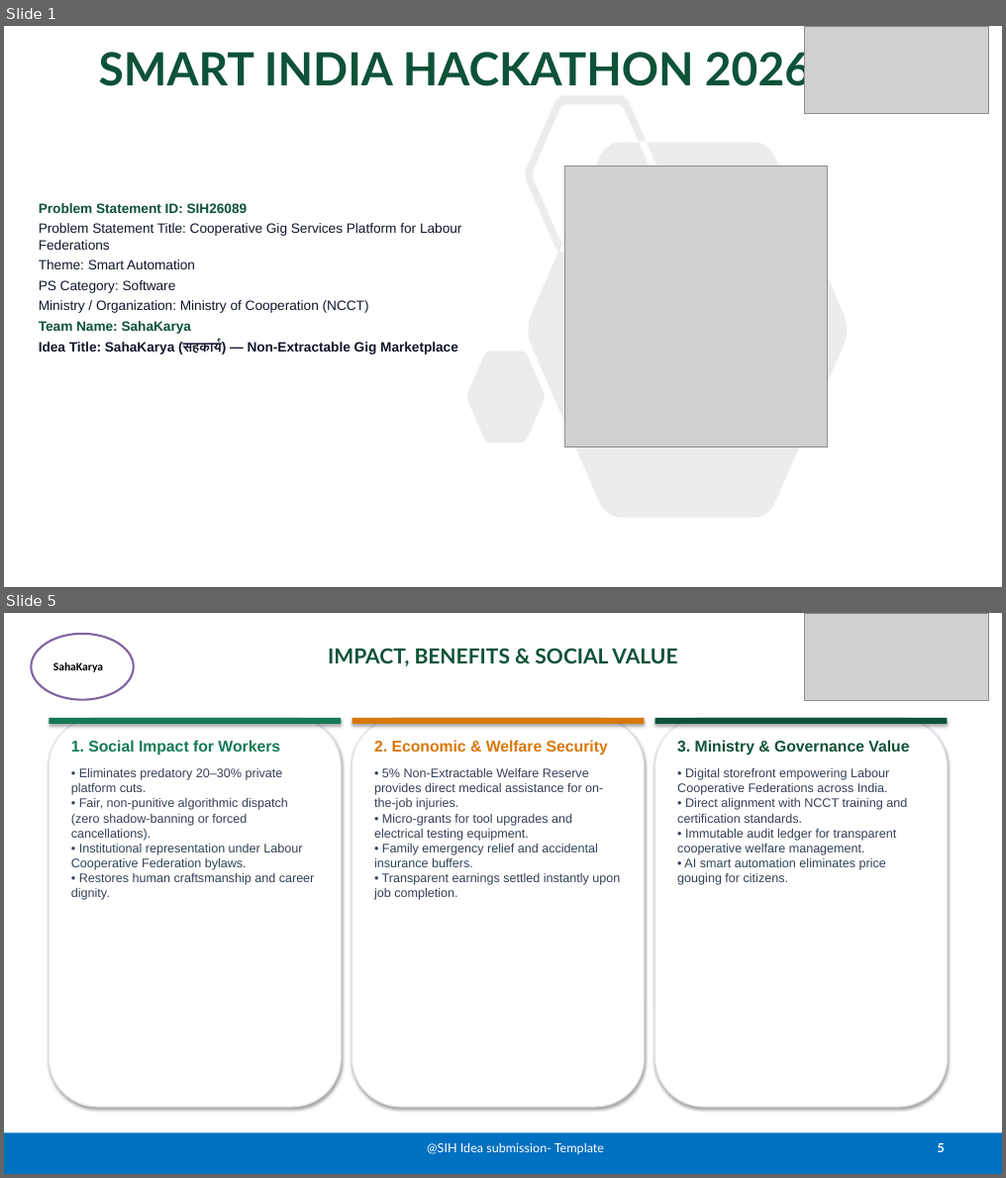
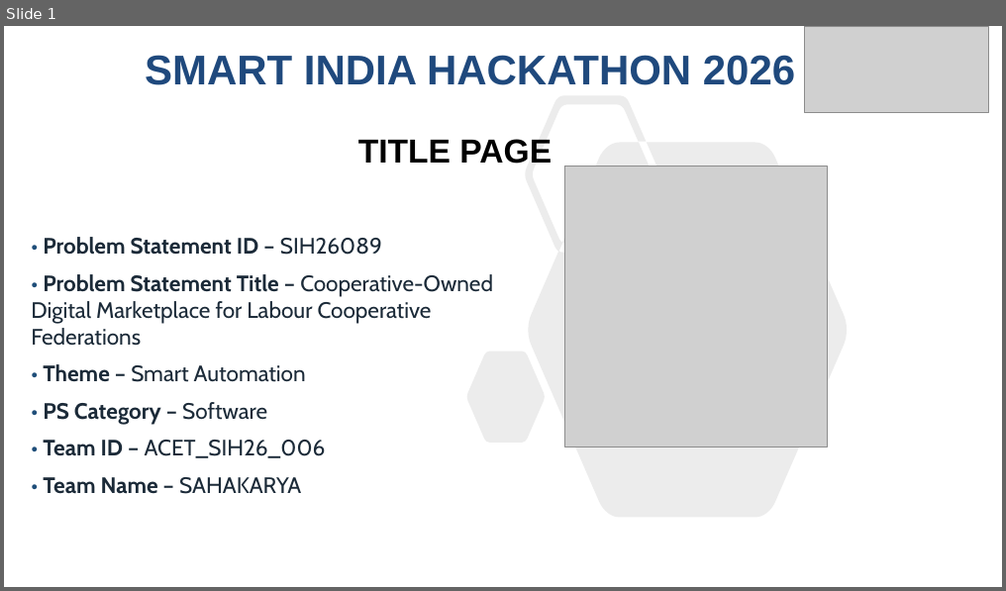
Before and after one commit to NandiVardhan2007/SahaKarya, a slide deck: public/downloads/SIH2026_PS26089_Presentation.pptx. Shown one above the other, each under a label of ours: slides 1 and 5 before the commit, slide 1 after it; the slides between them are not shown. The pictures are 1006x1178 and 1006x591 pixels, drawn with LibreOffice and Linux fonts; fonts in the diff are those of the drawing; grey boxes stand for pictures. Boxes give left, top, right and bottom in pixels: in the first picture for what was removed or moved away, otherwise in the second. Text is boxed around its words. In the diff, an @@ line names an element or a change of style, - is before the commit and + after.

Commit message:
chore: update presentation deck from SAHAKARYA.pptx and refine wording across components

```diff
--- a/public/downloads/SIH2026_PS26089_Presentation.pptx
+++ b/public/downloads/SIH2026_PS26089_Presentation.pptx
@@ slide 5 removed at (4,613,1002,1174), background #FFFFFF @@
@@ ellipse removed at (31,634,134,700) @@
-SahaKarya
@@ picture removed at (805,613,989,700) @@
@@ title removed at (328,648,677,666) @@
-IMPACT, BENEFITS & SOCIAL VALUE
@@ rounded rectangle removed at (49,718,341,1107) @@
@@ rectangle removed at (49,718,341,724) @@
@@ rounded rectangle removed at (352,718,645,1107) @@
@@ rectangle removed at (352,718,645,724) @@
@@ rounded rectangle removed at (655,718,947,1107) @@
@@ rectangle removed at (655,718,947,724) @@
@@ text removed at (71,740,315,900) @@
-1. Social Impact for Workers
-• Eliminates predatory 20–30% private platform cuts.
-• Fair, non-punitive algorithmic dispatch (zero shadow-banning or forced cancellations).
-• Institutional representation under Labour Cooperative Federation bylaws.
-• Restores human craftsmanship and career dignity.
@@ text removed at (374,740,620,900) @@
-2. Economic & Welfare Security
-• 5% Non-Extractable Welfare Reserve provides direct medical assistance for on-the-job injuries.
-• Micro-grants for tool upgrades and electrical testing equipment.
-• Family emergency relief and accidental insurance buffers.
-• Transparent earnings settled instantly upon job completion.
@@ text removed at (677,740,909,885) @@
-3. Ministry & Governance Value
-• Digital storefront empowering Labour Cooperative Federations across India.
-• Direct alignment with NCCT training and certification standards.
-• Immutable audit ledger for transparent cooperative welfare management.
-• AI smart automation eliminates price gouging for citizens.
@@ rectangle removed at (4,1134,1002,1174) @@
@@ text removed at (427,1143,604,1155) @@
-@SIH Idea submission- Template
@@ page number removed at (938,1144,944,1153) @@
-5
@@ slide 1 changed as well @@
@@ title "SMART INDIA HACKATHON 2026": place and size @@
-title "SMART INDIA HACKATHON 2026" at (99,46,811,94)
+title "SMART INDIA HACKATHON 2026" at (145,55,795,85)
@@ title "SMART INDIA HACKATHON 2026" at (145,55,795,85): size 44 to 40 pt, font Lato to Arial, text colour #0D5238 to #1F497D @@
@@ freeform shape at (467,95,846,518): outline redrawn @@
@@ text added at (358,139,551,164), 32 pt, text #000000, bold @@
+TITLE PAGE
@@ text at (31,237,493,494): text changed; size 13 to 21.5 pt; font Arial to Cabin; text colour #0F172A to #1B2A38 @@
-Problem Statement ID: SIH26089
-Problem Statement Title: Cooperative Gig Services Platform for Labour Federations
-Theme: Smart Automation
-PS Category: Software
-Ministry / Organization: Ministry of Cooperation (NCCT)
-Team Name: SahaKarya
-Idea Title: SahaKarya (सहकार्य) — Non-Extractable Gig Marketplace
+• Problem Statement ID – SIH26089
+• Problem Statement Title – Cooperative-Owned Digital Marketplace for Labour Cooperative Federations
+• Theme – Smart Automation
+• PS Category – Software
+• Team ID – ACET_SIH26_006
+• Team Name – SAHAKARYA
```
Also in this commit, not shown: 5 slides added, 4 other slides removed, 5 other files.
